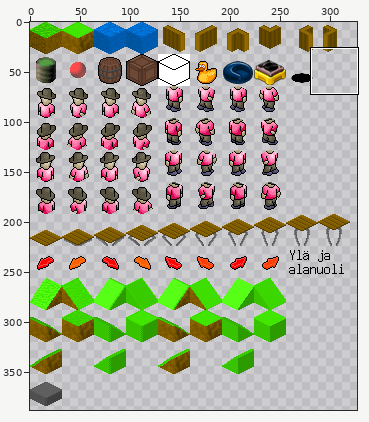
Edited in one commit: sprite sheet (public/tileset.png). Above: a wide view before the commit, with the close-up outlined.
Close-up. Old version:
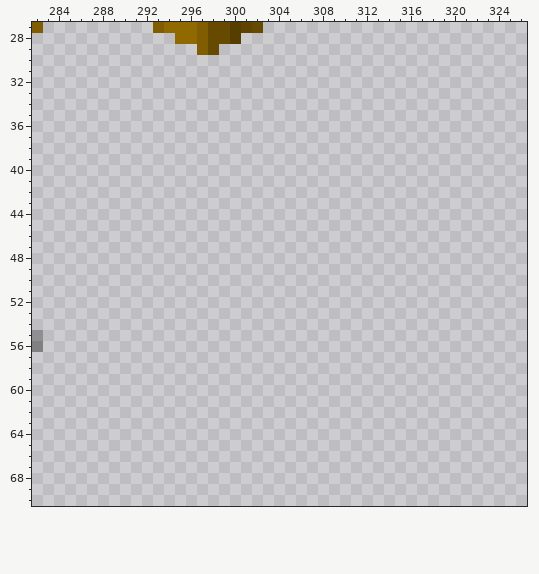
The file is 480x480 pixels. Pixels under 10% opacity are left out. Colours within 5 levels of each other are drawn and written as one. Shown: x 282..326, y 27..70. The wide view leaves out empty margins. The commit also changed other parts of the picture, which this record leaves out.
Now the later version:
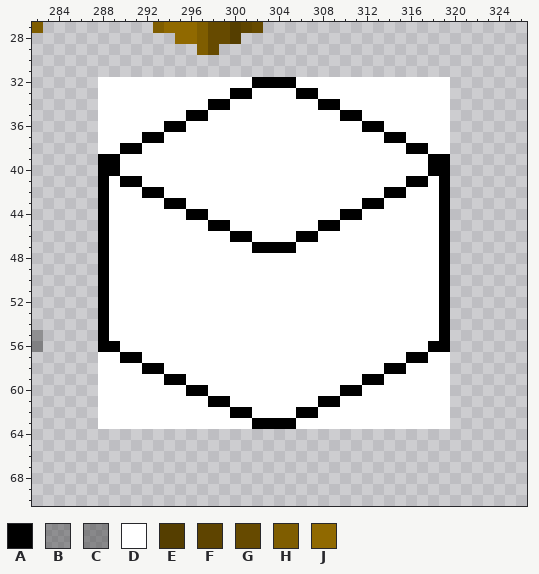
Palette (. is transparent): A #000000  B #30303065  C #30303070  D #ffffff  E #553e00  F #5e4400  G #664a00  H #7f5d00  J #906900
Edits made:
Colour A now appears in row 32 at x 302 to 305; in row 33 at x 300 to 301 and 306 to 307; in row 34 at x 298 to 299 and 308 to 309; in row 35 at x 296 to 297 and 310 to 311; in row 36 at x 294 to 295 and 312 to 313; in row 37 at x 292 to 293 and 314 to 315.
Colour A now appears in row 38 at x 290 to 291 and 316 to 317; in rows 39 to 40 at x 288 to 289 and 318 to 319; in row 41 at x 288, 290 to 291, 316 to 317 and 319; in row 42 at x 288, 292 to 293, 314 to 315 and 319; in row 43 at x 288, 294 to 295, 312 to 313 and 319; in row 44 at x 288, 296 to 297, 310 to 311 and 319.
Colour A now appears in row 45 at x 288, 298 to 299, 308 to 309 and 319; in row 46 at x 288, 300 to 301, 306 to 307 and 319; in row 47 at x 288, 302 to 305 and 319; in rows 48 to 55 at x 288 and 319; in row 56 at x 288 to 289 and 318 to 319; in row 57 at x 290 to 291 and 316 to 317.
Colour A now appears in row 58 at x 292 to 293 and 314 to 315; in row 59 at x 294 to 295 and 312 to 313; in row 60 at x 296 to 297 and 310 to 311; in row 61 at x 298 to 299 and 308 to 309; in row 62 at x 300 to 301 and 306 to 307; in row 63 at x 302 to 305.
Colour D now appears in row 32 at x 288 to 301 and 306 to 319; in row 33 at x 288 to 299, 302 to 305 and 308 to 319; in row 34 at x 288 to 297, 300 to 307 and 310 to 319; in row 35 at x 288 to 295, 298 to 309 and 312 to 319; in row 36 at x 288 to 293, 296 to 311 and 314 to 319; in row 37 at x 288 to 291, 294 to 313 and 316 to 319.
Colour D now appears in row 38 at x 288 to 289, 292 to 315 and 318 to 319; in rows 39 to 40 at x 290 to 317; in row 41 at x 289, 292 to 315 and 318; in row 42 at x 289 to 291, 294 to 313 and 316 to 318; in row 43 at x 289 to 293, 296 to 311 and 314 to 318; in row 44 at x 289 to 295, 298 to 309 and 312 to 318.
Colour D now appears in row 45 at x 289 to 297, 300 to 307 and 310 to 318; in row 46 at x 289 to 299, 302 to 305 and 308 to 318; in row 47 at x 289 to 301 and 306 to 318; in rows 48 to 55 at x 289 to 318; in row 56 at x 290 to 317; in row 57 at x 288 to 289, 292 to 315 and 318 to 319.
Colour D now appears in row 58 at x 288 to 291, 294 to 313 and 316 to 319; in row 59 at x 288 to 293, 296 to 311 and 314 to 319; in row 60 at x 288 to 295, 298 to 309 and 312 to 319; in row 61 at x 288 to 297, 300 to 307 and 310 to 319; in row 62 at x 288 to 299, 302 to 305 and 308 to 319; in row 63 at x 288 to 301 and 306 to 319.
Where, in picture pixels (left, top, right, bottom), the same in both close-ups:
added: (98, 77, 450, 429)
